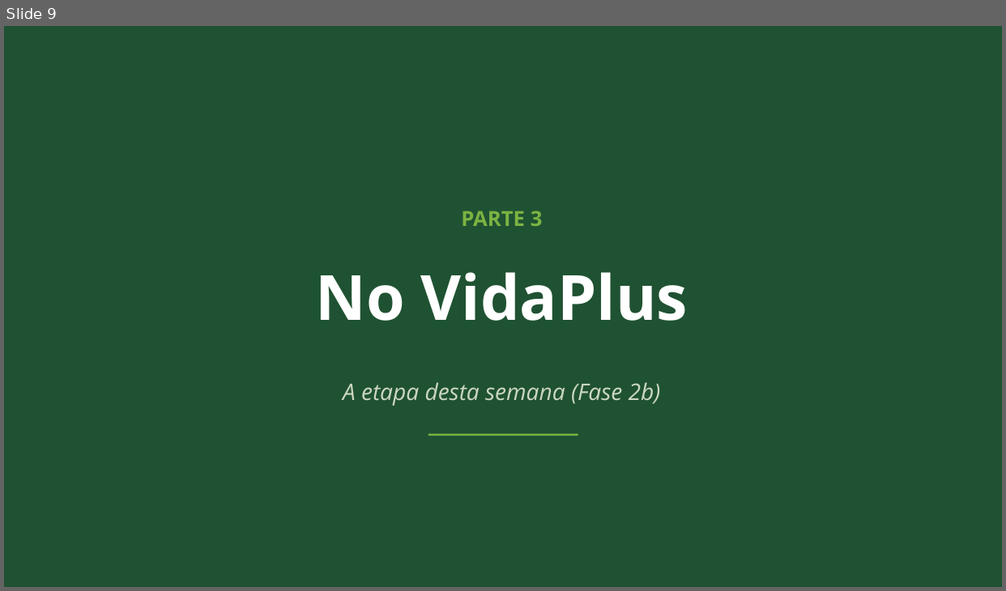
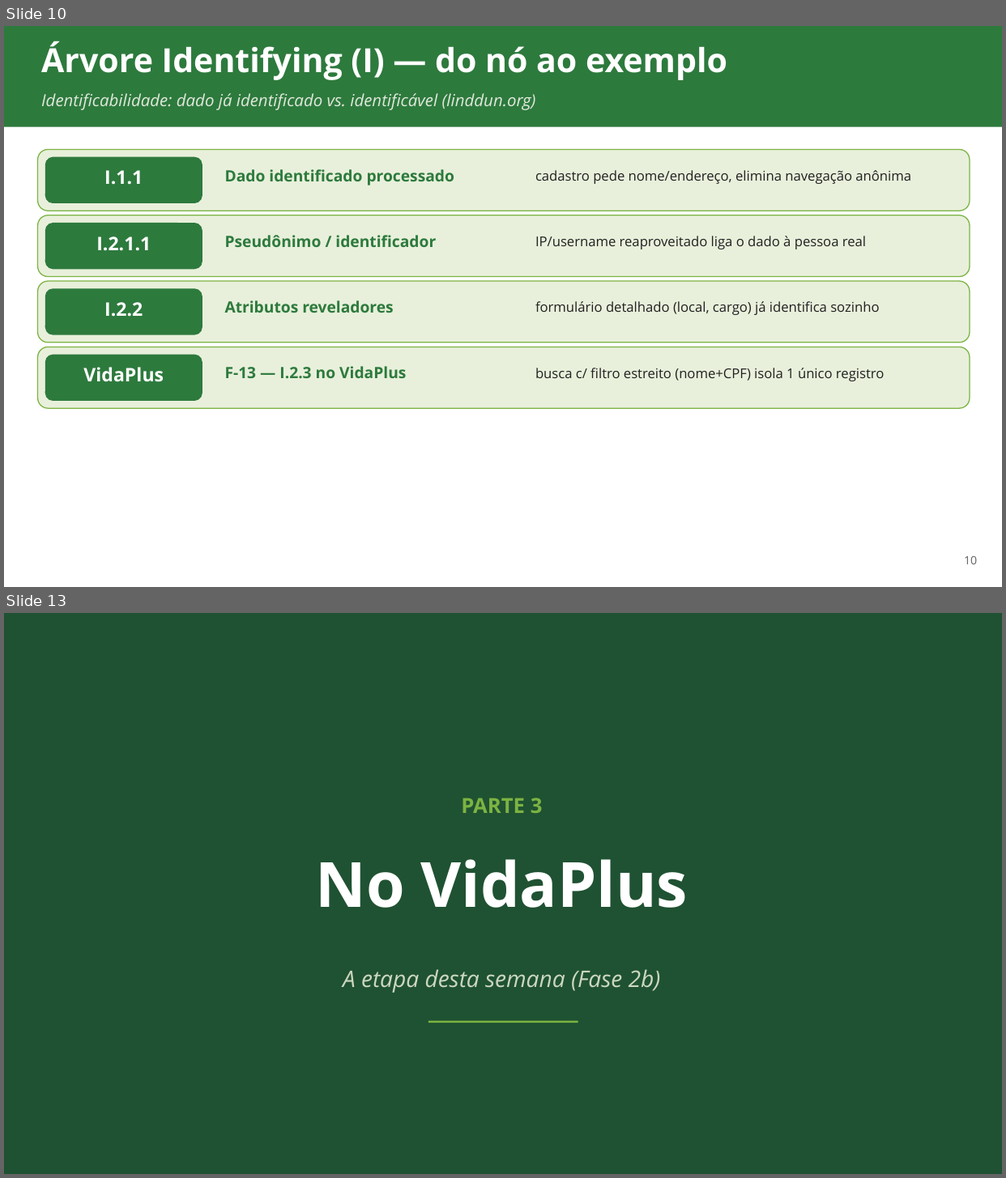
Before and after one commit to ads-sapucaia-ssc/SSC, a slide deck: aulas/aula-04-privacidade-linddun.pptx. Shown one above the other, each under a label of ours: slide 9 before the commit, slides 10 and 13 after it; the slides between them are not shown. The pictures are 1006x591 and 1006x1178 pixels, drawn with LibreOffice and Linux fonts; fonts in the diff are those of the drawing. Boxes give left, top, right and bottom in pixels: in the first picture for what was removed or moved away, otherwise in the second. Text is boxed around its words. In the diff, an @@ line names an element or a change of style, - is before the commit and + after.

Commit message:
docs(aula-04): aprofunda LINDDUN com threat trees oficiais (linddun.org)
Deck estava raso para o tempo previsto (1h teoria + 2h pratica,
docs/01 semana 4): so 4 slides tocavam LINDDUN, sem nunca explicar a
estrutura de arvore por tras dos nos ja citados em docs/03/04 (I.2.3,
L.1.1 etc). Conteudo novo extraido dos PDFs oficiais de threat trees
(linddun.org/threat-trees, 7 categorias, nivel "examples"):

- 4 slides novos: anatomia de uma arvore (categoria -> sub-ramo ->
  no-folha), catalogo com os 7 sub-ramos de 1o nivel, e duas arvores
  aprofundadas (Linking e Identifying) com exemplos oficiais + o no
  ja usado no VidaPlus (L.1.1 IDs sequenciais, I.2.3 busca de
  pacientes) - escolhidas por serem os dois nos ja adotados em
  docs/03, sem inventar novas atribuicoes.
- LINDDUN-per-element ganha a linha "Busca de pacientes" (I.2.3),
  amarrando o exemplo a nova arvore.
- corrige 2 bugs de conteudo achados na regeneracao: o slide de PbD
  mostrava so 6 dos 7 principios de Cavoukian (card fundia dois);
  o slide de categorias LINDDUN fundia Unawareness com Non-compliance
  em um card so (7 categorias -> 6 cards). Ambos migrados de grid6
  (limite de 6 cards) para lista_numerada (limite 8) para caber os
  7 itens corretos.

11 -> 15 slides. Rerenderizado via OnlyOffice/x2t e conferido
visualmente slide a slide - sem overflow de texto.

```diff
--- a/aulas/aula-04-privacidade-linddun.pptx
+++ b/aulas/aula-04-privacidade-linddun.pptx
@@ slide 10 added at <box>4,26,1002,587</box>, background #FFFFFF @@
@@ rectangle added at <box>4,26,1002,127</box>, fill #2D7A3D @@
@@ text added at <box>41,41,727,80</box>, 32 pt, text #FFFFFF, bold @@
+Árvore Identifying (I) — do nó ao exemplo
@@ text added at <box>41,93,536,110</box>, 16 pt, text #E0E8DB, italic @@
+Identificabilidade: dado já identificado vs. identificável (linddun.org)
@@ rounded rectangle added at <box>38,149,970,211</box>, fill #E8F0DB, outline #7CB342 1 pt @@
@@ rounded rectangle added at <box>45,157,202,203</box>, fill #2D7A3D @@
@@ text added at <box>104,170,143,185</box>, 18 pt, text #FFFFFF, bold @@
+I.1.1
@@ text added at <box>225,169,454,186</box>, 15 pt, text #2D7A3D, bold @@
+Dado identificado processado
@@ text added at <box>535,170,911,184</box>, 13 pt, text #212121 @@
+cadastro pede nome/endereço, elimina navegação anônima
@@ rounded rectangle added at <box>38,216,970,277</box>, fill #E8F0DB, outline #7CB342 1 pt @@
@@ rounded rectangle added at <box>45,223,202,269</box>, fill #2D7A3D @@
@@ text added at <box>96,237,151,251</box>, 18 pt, text #FFFFFF, bold @@
+I.2.1.1
@@ text added at <box>225,235,436,247</box>, 15 pt, text #2D7A3D, bold @@
+Pseudônimo / identificador
@@ text added at <box>535,236,866,250</box>, 13 pt, text #212121 @@
+IP/username reaproveitado liga o dado à pessoa real
@@ rounded rectangle added at <box>38,281,970,343</box>, fill #E8F0DB, outline #7CB342 1 pt @@
@@ rounded rectangle added at <box>45,288,202,335</box>, fill #2D7A3D @@
@@ text added at <box>104,302,143,317</box>, 18 pt, text #FFFFFF, bold @@
+I.2.2
@@ text added at <box>225,301,393,313</box>, 15 pt, text #2D7A3D, bold @@
+Atributos reveladores
@@ text added at <box>535,301,879,315</box>, 13 pt, text #212121 @@
+formulário detalhado (local, cargo) já identifica sozinho
@@ rounded rectangle added at <box>38,347,970,408</box>, fill #E8F0DB, outline #7CB342 1 pt @@
@@ rounded rectangle added at <box>45,355,202,401</box>, fill #2D7A3D @@
@@ text added at <box>83,367,164,382</box>, 18 pt, text #FFFFFF, bold @@
+VidaPlus
@@ text added at <box>225,366,406,378</box>, 15 pt, text #2D7A3D, bold @@
+F-13 — I.2.3 no VidaPlus
@@ text added at <box>535,368,884,382</box>, 13 pt, text #212121 @@
+busca c/ filtro estreito (nome+CPF) isola 1 único registro
@@ text added at <box>964,557,977,565</box>, 11 pt, text #616161 @@
+10
@@ what was slide 9 is now slide 13 @@
```
Also in this commit, not shown: 5 slides changed, 4 other slides added, 1 slide removed.
